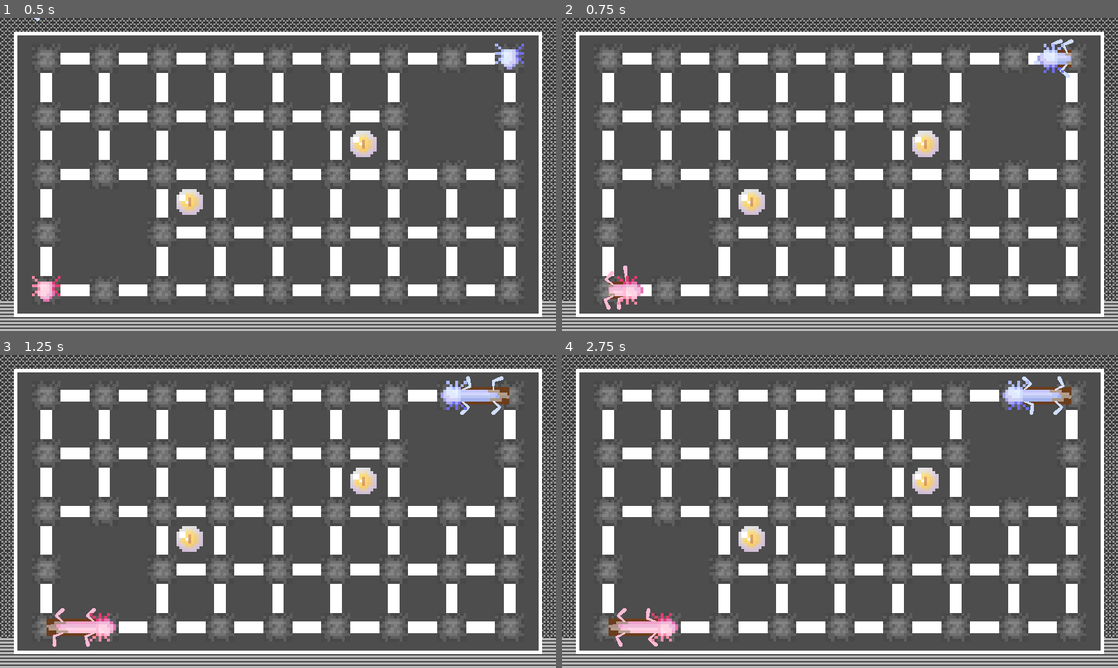
Above: before the commit, frames 1-4 (two rows, left to right).
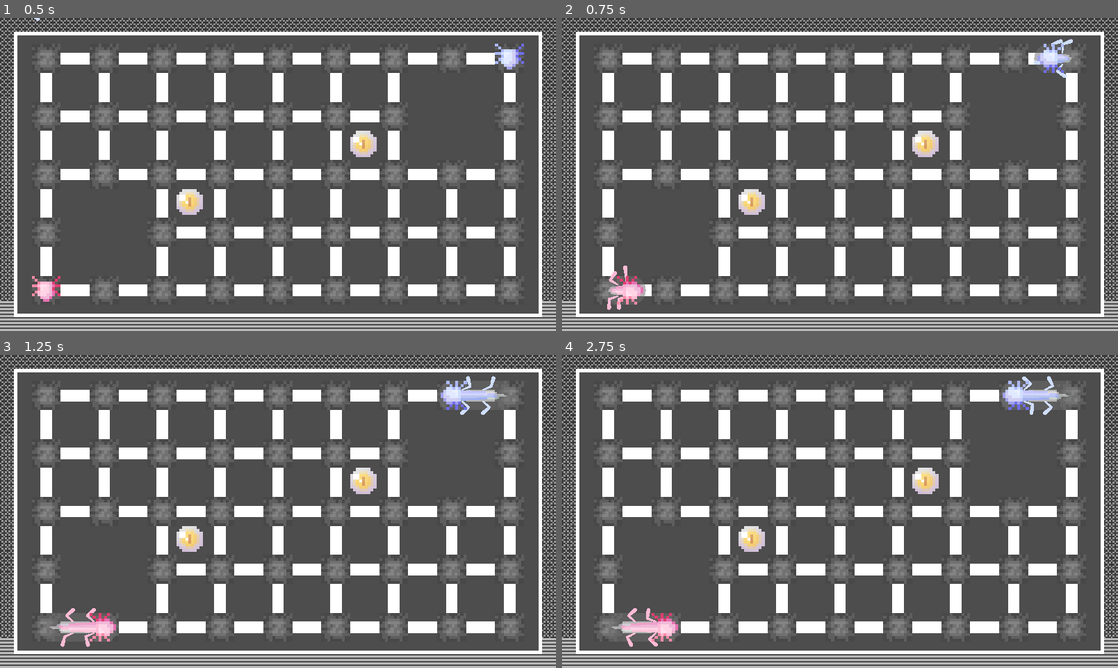
Above: after the commit, the same moments.

Repository: r8114wjbn9118/Hello-Godot-Game-Jam-1
Game: Godot game, scene res://Map/Map.tscn
Same seed, same stepped clock (60 frames per second), same inputs: the game is played once before the commit and once after it. The engine's default icon, where the game draws it, is replaced by a stand-in: a white triangle on a blue panel in a dark square.
Inputs:
- Up to frame 1 (0.5 s): no input
- Up to frame 2 (0.75 s): tap Enter (ui_accept) at 0.5 s; hold Right (ui_right) from 0.53 s (still down); hold Z (z) from 0.53 s (still down)
- Up to frame 3 (1.25 s): keep holding Right (ui_right); keep holding Z (z); tap Enter (ui_accept) at 0.77 s
- Up to frame 4 (2.75 s): release Right (ui_right) at 1.28 s; release Z (z) at 1.28 s; hold Down (ui_down) 1.28-2.03 s; tap Z (z) at 1.35 s; tap Enter (ui_accept) at 1.52, 2 s; hold Right (ui_right) from 2.03 s (still down); hold Z (z) from 2.03 s (still down)

Frame 1 is identical in both runs. In frame 2, 0.3% of the frame differs, in the area x 7-92%, y 6-94%; in frame 3, 0.8%; in frame 4, 0.8%, in the area x 8-92%, y 6-94%.

Commit message:
path and leg fix

Diff:
--- a/MapItems/WormTail/body/WormBody.tscn
+++ b/MapItems/WormTail/body/WormBody.tscn
@@ -14,6 +14,10 @@
 }
 point_count = 2
 
+[sub_resource type="Curve" id="Curve_5pkq8"]
+_data = [Vector2(0, 1), 0.0, 0.0, 0, 0, Vector2(0.747368, 0.725275), 0.214145, 0.0, 0, 0, Vector2(1, 0.428571), 0.0, 0.0, 0, 0]
+point_count = 3
+
 [node name="WormBody" type="Node2D" groups=["Worm"]]
 script = ExtResource("1_aav5k")
 
@@ -21,8 +25,11 @@
 
 [node name="PathLine" type="Line2D" parent="Node"]
 points = PackedVector2Array(0, 0, 197, 0)
-width = 30.0
-default_color = Color(0.42456, 0.238654, 0.111802, 1)
+width = 50.0
+default_color = Color(0.435294, 0.435294, 0.435294, 0.521569)
+joint_mode = 2
+begin_cap_mode = 2
+end_cap_mode = 2
 script = ExtResource("2_yo5do")
 
 [node name="Body" type="Node" parent="Node"]
@@ -56,8 +63,9 @@
 
 [node name="BodyLine" type="Line2D" parent="Node/Body"]
 z_index = 2
-points = PackedVector2Array(60, -15, 181, 58)
+points = PackedVector2Array(60, -15, 75.2645, -5.79084, 88.8415, 2.40025, 103.993, 11.5412, 113.899, 17.5174, 125.382, 24.4456, 133.022, 29.0547, 145.814, 36.7719, 154.675, 42.1178, 163, 45, 170.561, 50.4606, 177, 53, 181, 58)
 width = 20.0
+width_curve = SubResource("Curve_5pkq8")
 texture = ExtResource("2_q8g0w")
 texture_mode = 2
 joint_mode = 2
--- a/MapItems/WormTail/body/body_line.gd
+++ b/MapItems/WormTail/body/body_line.gd
@@ -49,7 +49,7 @@
 	for i in arr:
 		curve.add_point(i)
 	const FRONT_POS = 0.2
-	const BACK_POS = 0.8
+	const BACK_POS = 0.6
 	$Path2D/PathFollow2D.progress_ratio = FRONT_POS
 	$LegIk_FR.position = $Path2D/PathFollow2D/RMarker2D.global_position
 	$LegIk_FR.rotation = $Path2D/PathFollow2D.global_rotation + PI/2
Not shown: 1 places in MapItems/WormTail/body/WormBody.tscn that only renumber resources
